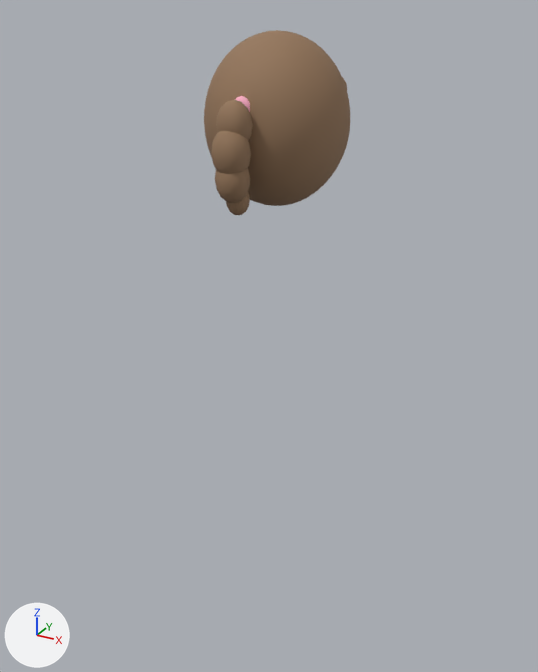
Renders of the glTF model modules/Wardrobe/Models/Hair/ponytail.glb from each side of a commit.
Both versions are drawn from a 50 mm camera at (0.719, -1.348, 1.855) aimed at (0.046, -0.123, 1.243). The lights are fixed; the arrows at lower left show +X, +Y and +Z. The picture after the commit comes second.

Names of what the first picture shows: 'Head'.
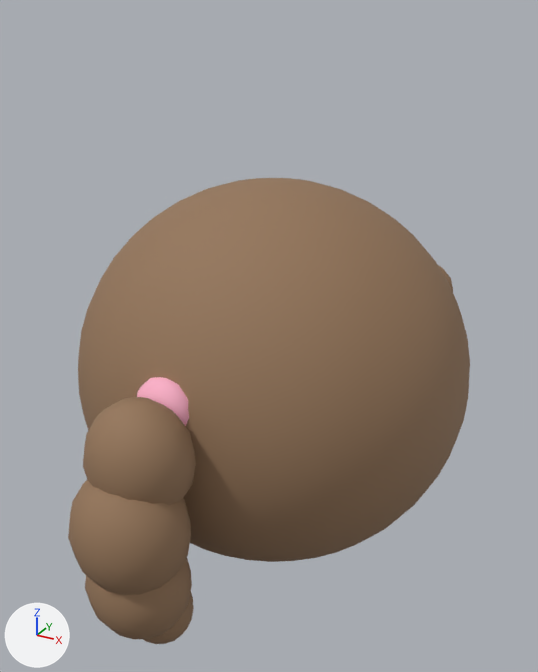
Diff of the bpy script that builds the scene:
```diff
--- a/modules/Wardrobe/Models/Hair/ponytail.glb.py
+++ b/modules/Wardrobe/Models/Hair/ponytail.glb.py
@@ me_head @@
 # used by ob_head; location = (0.0, 0.0, 1.48)
-me_head.from_pydata(...)  # 1682 vertices, 3256 faces; spans x -0.144..0.144, y -0.216..0.122, z 0.007..0.338
+me_head.from_pydata(...)  # 1682 vertices, 3256 faces; spans x -0.428..0.428, y -0.639..0.362, z -0.014..0.814
+# me_head part 1: the loose piece of 114 vertices spanning x 0.041..0.108, y 0.058..0.106, z 0.199..0.259 is scaled about its middle by (2.96, 2.96, 2.51), then moved by (0.146, 0.161, 0.313)
+# me_head part 2: the loose piece of 114 vertices spanning x -0.034..0.034, y -0.199..-0.138, z 0.14..0.228 is scaled about its middle by (2.96, 2.96, 2.51), then moved by (0.0, -0.331, 0.244)
+# me_head part 3: the loose piece of 114 vertices spanning x -0.037..0.037, y -0.216..-0.149, z 0.088..0.184 is scaled about its middle by (2.96, 2.96, 2.51), then moved by (0.0, -0.358, 0.172)
+# me_head part 4: the loose piece of 114 vertices spanning x -0.034..0.034, y -0.209..-0.148, z 0.044..0.132 is scaled about its middle by (2.96, 2.96, 2.51), then moved by (0.0, -0.351, 0.1)
+# me_head part 5: the loose piece of 114 vertices spanning x -0.024..0.024, y -0.183..-0.141, z 0.018..0.079 is scaled about its middle by (2.96, 2.96, 2.51), then moved by (0.0, -0.318, 0.04)
+# me_head part 6: the loose piece of 62 vertices spanning x -0.02..0.02, y -0.155..-0.128, z 0.184..0.232 is scaled about its middle by (2.96, 2.96, 2.51), then moved by (0.0, -0.278, 0.28)
+# me_head part 7: 708 of 1682 vertices moved; they spanned x -0.144..0.144, y -0.15..0.111, z 0.007..0.338 and now span x -0.428..0.428, y -0.444..0.328, z -0.014..0.814; mean shift (0.0, -0.058, 0.272); largest move (0.0, -0.025, 0.337) -> (0.0, -0.075, 0.81)
+# other edits to the shape of me_head do not show in these pictures
 me_head.materials.append(mat_hair)
@@ ob_head @@
 ob_head = bpy.data.objects.new('Head', me_head)
-ob_head.location = (0.0, 0.0, 1.48)
+ob_head.location = (0.0, 0.0, 0.72)
```

Changed parts and their boxes (x1, y1, x2, y2) in the pictures (538 x 672 px; the box of a moved part takes in the faces that stretch with it):
'Head', reshaped, moved (174% wider, 151% taller): before (204, 30, 350, 215); after (68, 178, 470, 644)
part 1 of me_head, moved or reshaped (mostly hidden): before (342, 77, 347, 89); after (438, 265, 453, 292)
part 2 of me_head, moved or reshaped: before (216, 100, 253, 141); after (83, 397, 196, 505)
part 3 of me_head, moved or reshaped: before (211, 131, 251, 174); after (68, 480, 191, 595)
part 4 of me_head, moved or reshaped: before (215, 169, 250, 203); after (85, 558, 192, 639)
part 5 of me_head, moved or reshaped: before (226, 193, 250, 215); after (143, 592, 194, 644)
part 6 of me_head, moved or reshaped: before (235, 96, 250, 112); after (137, 377, 189, 426)
part 7 of me_head, moved or reshaped: before (204, 30, 350, 206); after (78, 178, 470, 562)
